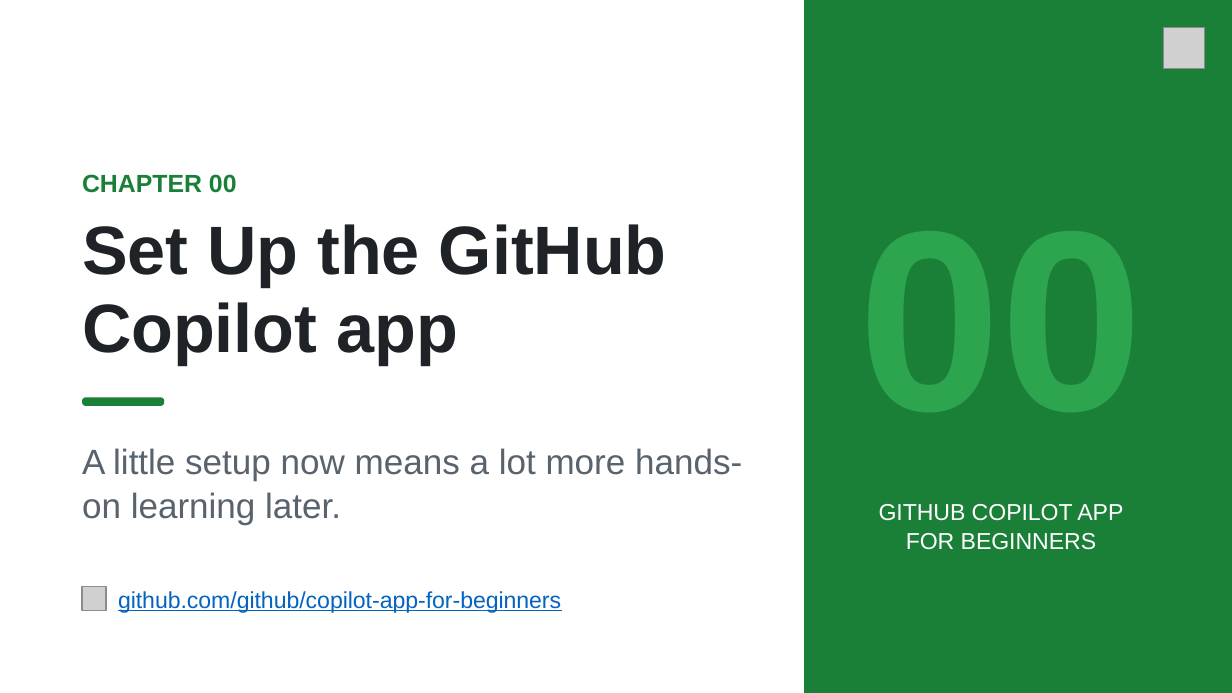
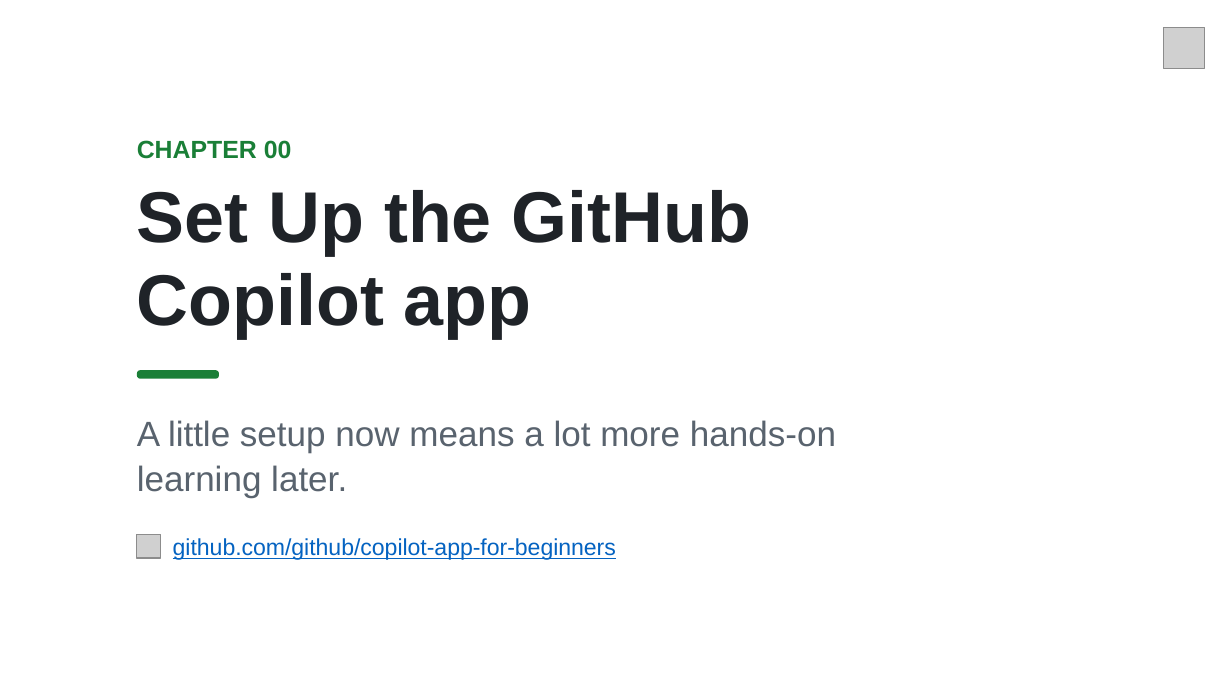
Before and after one commit to github/copilot-app-for-beginners, a slide deck: slide 1 of slides/00-setup.pptx. Drawn at 1232x693 pixels with LibreOffice and Linux fonts; fonts in the diff are those of the drawing; grey boxes stand for pictures; background and template pictures are left out. Boxes give left, top, right and bottom in pixels: in the first picture for what was removed or moved away, otherwise in the second. Text is boxed around its words. In the diff, an @@ line names an element or a change of style, - is before the commit and + after.

```diff
--- a/slides/00-setup.pptx
+++ b/slides/00-setup.pptx
@@ rectangle removed at bbox=[804, 0, 1232, 692] @@
@@ text "CHAPTER 00": place and size @@
-text "CHAPTER 00" at bbox=[82, 174, 237, 193]
+text "CHAPTER 00" at bbox=[137, 140, 292, 159]
@@ text "Set Up the GitHub Copilot ...": place and size @@
-text "Set Up the GitHub Copilot ..." at bbox=[82, 224, 667, 365]
+text "Set Up the GitHub Copilot ..." at bbox=[137, 190, 751, 338]
@@ text "Set Up the GitHub Copilot ..." at bbox=[137, 190, 751, 338]: size 40 to 42 pt; line spacing 46pt to 48pt @@
@@ rounded rectangle: place and size @@
-rounded rectangle at bbox=[83, 398, 165, 407]
+rounded rectangle at bbox=[137, 371, 219, 379]
@@ text "A little setup now means ..." rewrapped from bbox=[82, 448, 742, 525] to bbox=[137, 420, 836, 498] @@
@@ text removed at bbox=[879, 504, 1123, 550] @@
-GITHUB COPILOT APP
-FOR BEGINNERS
@@ picture: place and size @@
-picture at bbox=[83, 586, 106, 610]
+picture at bbox=[137, 535, 160, 558]
@@ text "github.com/github/copilot-app-for-beginners": place and size @@
-text "github.com/github/copilot-app-for-beginners" at bbox=[118, 591, 561, 613]
+text "github.com/github/copilot-app-for-beginners" at bbox=[173, 538, 616, 560]
```
Also in this commit, not shown: 13 other slides changed, 7 other files.
